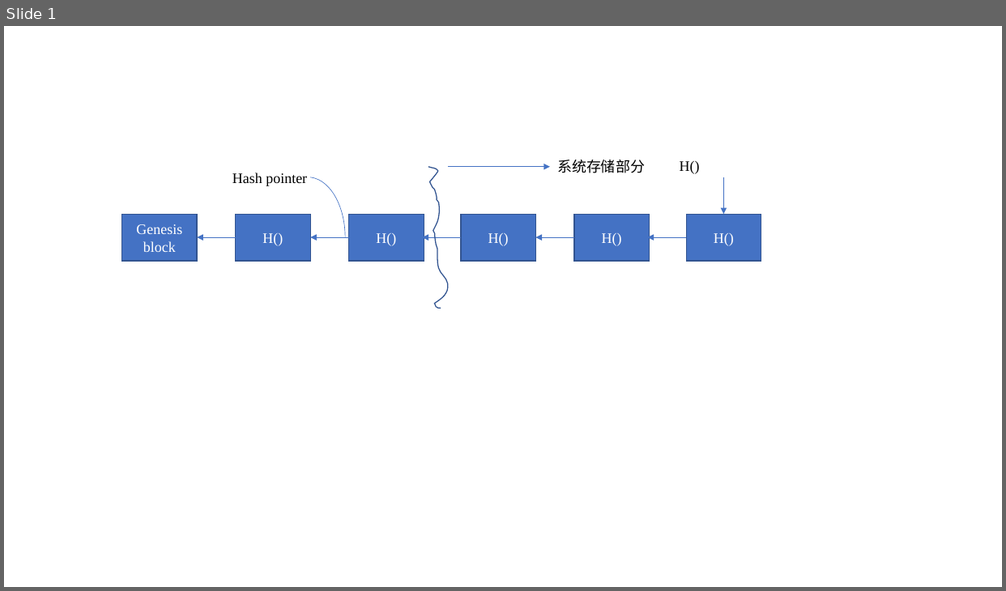
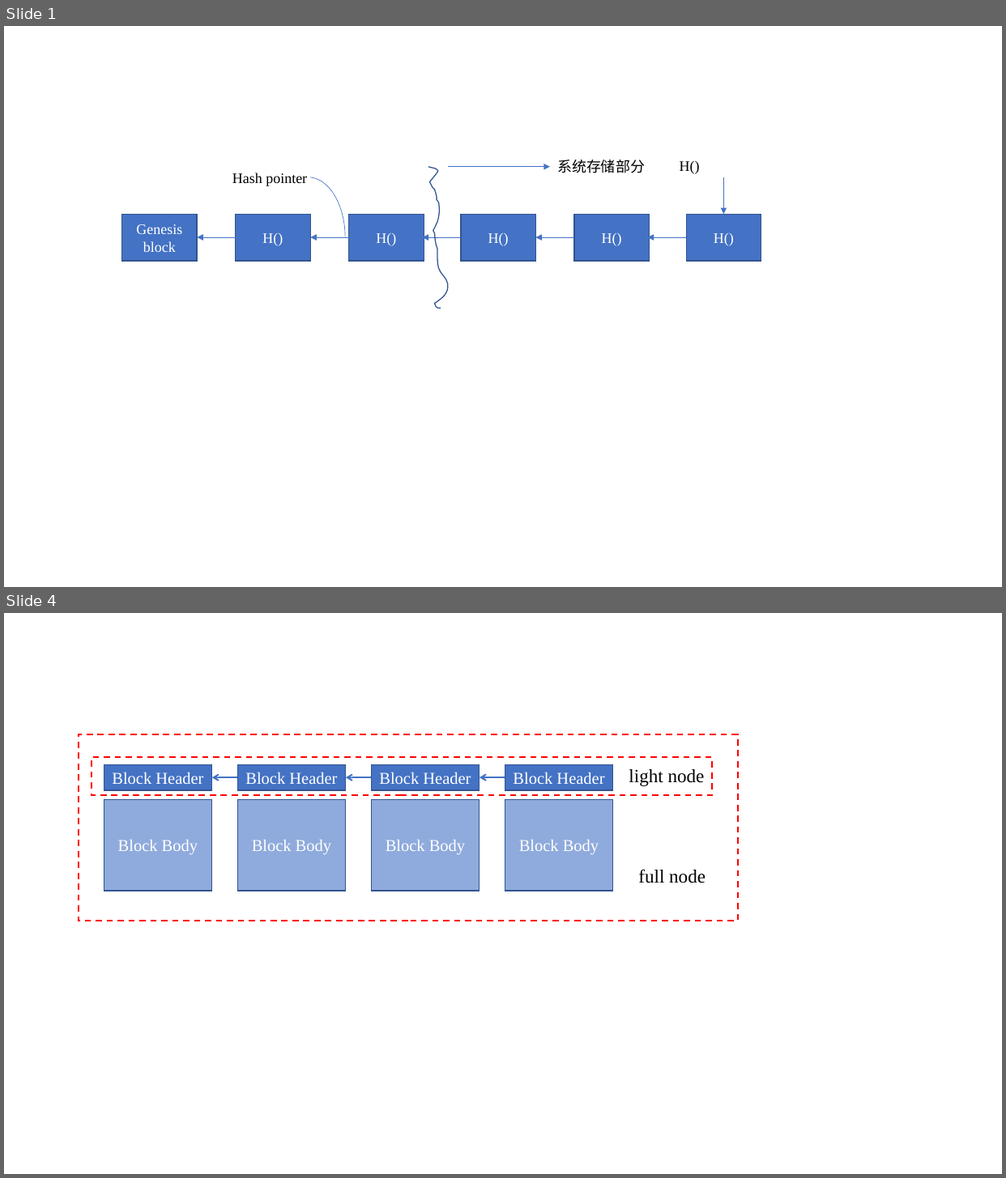
Before and after one commit to l1nkkk/Knowledge, a slide deck: blockchain/graph.pptx. Shown one above the other, each under a label of ours: slide 1 before the commit, slides 1 and 4 after it; the slides between them are not shown. The pictures are 1006x591 and 1006x1178 pixels, drawn with LibreOffice and Linux fonts; fonts in the diff are those of the drawing. Boxes give left, top, right and bottom in pixels: in the first picture for what was removed or moved away, otherwise in the second. Text is boxed around its words. In the diff, an @@ line names an element or a change of style, - is before the commit and + after.

```diff
--- a/blockchain/graph.pptx
+++ b/blockchain/graph.pptx
@@ slide 4 added at [4,613,1002,1174], background #FFFFFF @@
@@ group added at [78,735,738,922]: 10 rectangles, 3 arrows, 2 texts @@
+Block Header
+Block Body
+Block Header
+Block Body
+Block Header
+Block Body
+Block Header
+Block Body
+light node
+full node
```
Also in this commit, not shown: 3 other slides added, 1 slide removed, 7 other files.
